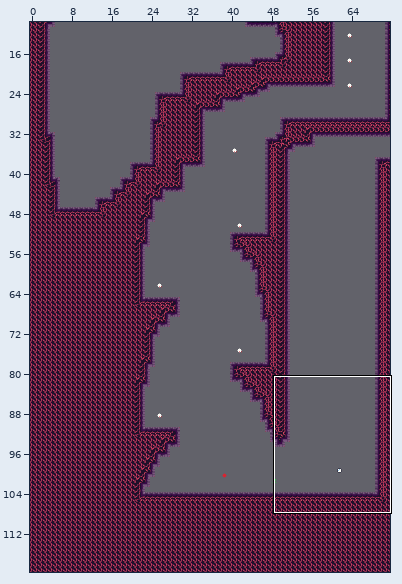
Tiled map, stored at mapping_tools/tilemaps/fire1a.tmx. The first picture is a wide view before the edit; the outline marks the close-up.
Close-up. First the earlier version:
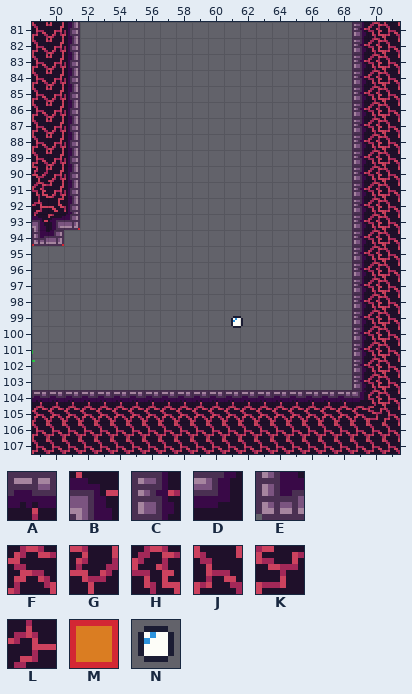
Cells are 8x8 px. Shown: x 49..71, y 81..107. Layer "entity" is drawn -13,-5 px off the grid.
Key: from "fire": A 1, B 4, C 13, D 17, E 26, F 50, G 61, H 62, J 63, K 74, L 75; from "tools": M 1 "ground", N 7 "Bubble".
_ is an empty cell.
Layers that did not change in this view are not listed.
Layer "map" before, first column x 54:
 89 _______________CHJ
 90 _______________CHJ
 91 _______________CHJ
 92 _______________CHJ
 93 _______________CHJ
 94 _______________CHJ
 95 _______________CHJ
 96 _______________CHJ
 97 _______________CHJ
 98 _______________CHJ
 99 _______________CHJ
100 _______________CHJ
101 _______________CHJ
102 _______________CHJ
103 _______________CHJ
104 AAAAAAAAAAAAAAADHJ
105 FFFFFFFFFFFFFFFFKJ
106 JJJJJJJJJJJJJJJJJJ
107 JJJJJJJJJJJJJJJJJJ
New version:
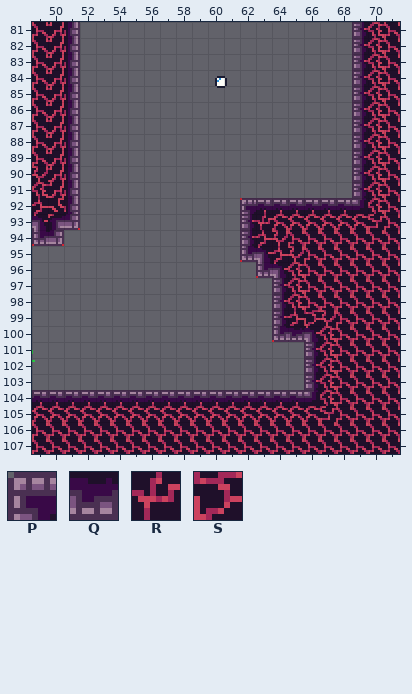
Further tiles: from "fire": P 0, Q 27, R 49, S 76.
Changes in this commit:
Layer "draft":
y 92: x 62 _ -> M
y 95: x 62 _ -> M
y 96: x 63 _ -> M
y 100: x 64 _ -> M
Layer "entity":
y 85: x 62 _ -> N
y 100: x 63 N -> _
Layer "map":
y 92: x 62..69 _______C -> PAAAAAAD
y 93: x 62..70 _______CH -> CRFFFFFFK
y 94: x 62..70 _______CH -> CLGJJJJJJ
y 95: x 62..70 _______CH -> EBLGJJJJJ
y 96: x 63..70 ______CH -> EBHJJJJJ
y 97..98: x 64..70 _____CH -> CHJJJJJ
y 99: x 64..70 _____CH -> CLSGJJJ
y 100: x 64..70 _____CH -> EQBHJJJ
y 101..103: x 66..70 ___CH -> CHJJJ
y 104: x 66..70 AAADH -> DHJJJ
y 105: x 67..70 FFFK -> KJJJ
Changed places in both close-ups, as pixel boxes (x1, y1, x2, y2):
added: (215, 76, 227, 88)
changed: (231, 198, 384, 422)
